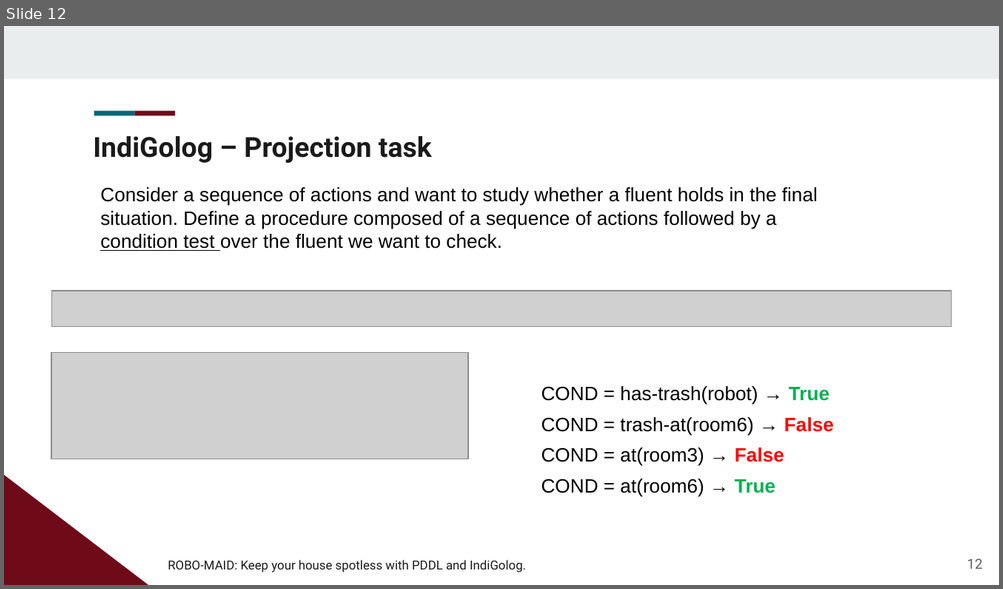
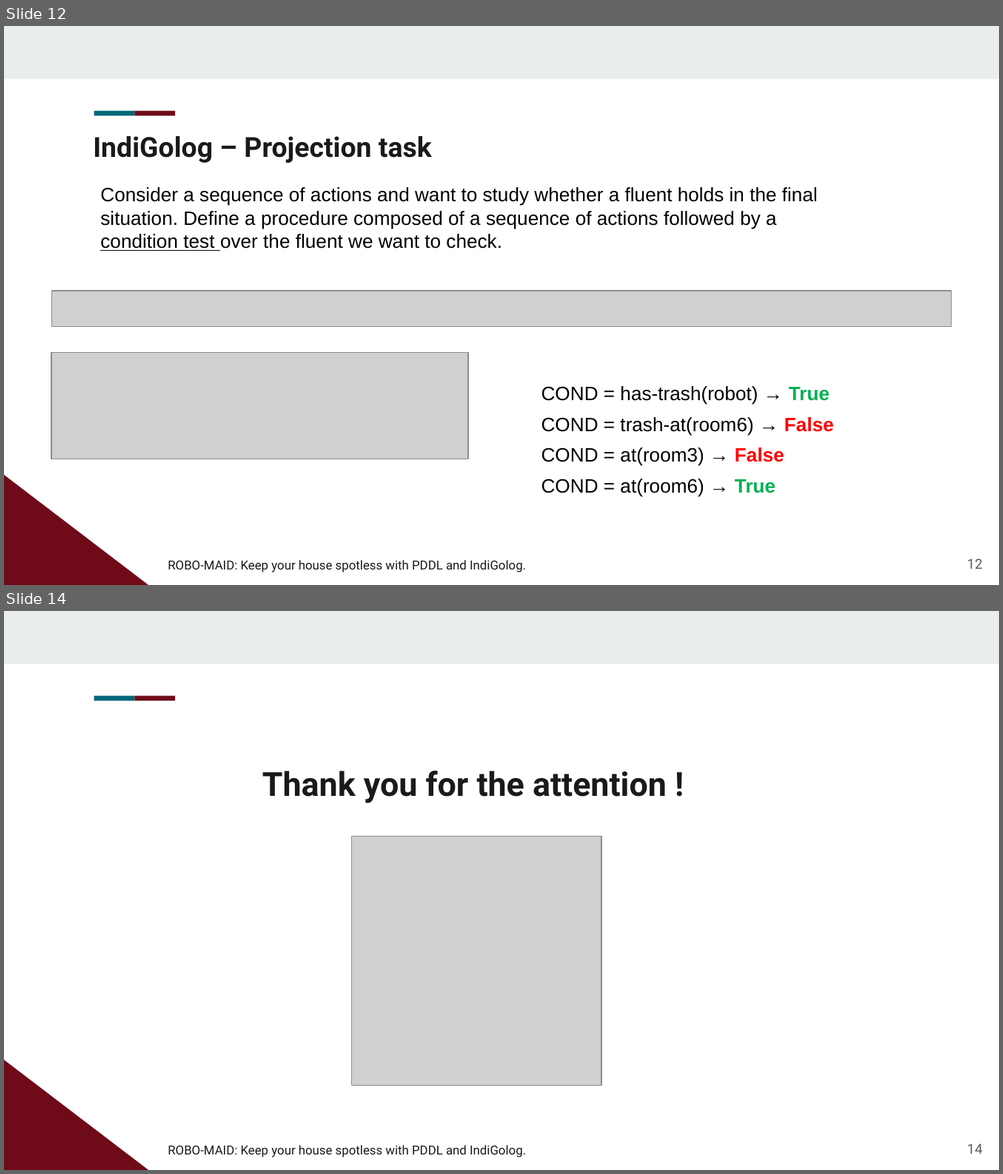
Before and after one commit to Paco-Danes/PDDL_RoboMaid, a slide deck: Presentation.pptx. Shown one above the other, each under a label of ours: slide 12 before the commit, slides 12 and 14 after it; the slides between them are not shown. The pictures are 1003x589 and 1003x1174 pixels, drawn with LibreOffice and Linux fonts; fonts in the diff are those of the drawing; grey boxes stand for pictures; background and template pictures are left out. Boxes give left, top, right and bottom in pixels: in the first picture for what was removed or moved away, otherwise in the second. Text is boxed around its words. In the diff, an @@ line names an element or a change of style, - is before the commit and + after.

```diff
--- a/Presentation.pptx
+++ b/Presentation.pptx
@@ slide 14 added at [4,611,999,1170], background #FFFFFF; not listed: 4 template elements that a slide beside it also shows @@
@@ text added at [262,771,666,803], 24 pt, text #1A1A1A, bold @@
+Thank you for the attention !
@@ picture added at [351,836,600,1085] @@
@@ text added at [168,1145,526,1158], 9 pt, text #1A1A1A @@
+ROBO-MAID: Keep your house spotless with PDDL and IndiGolog.
@@ page number added at [967,1144,982,1154], 10 pt, text #595959 @@
+14
```
Also in this commit, not shown: 1 other slide added, 1 slide removed.
